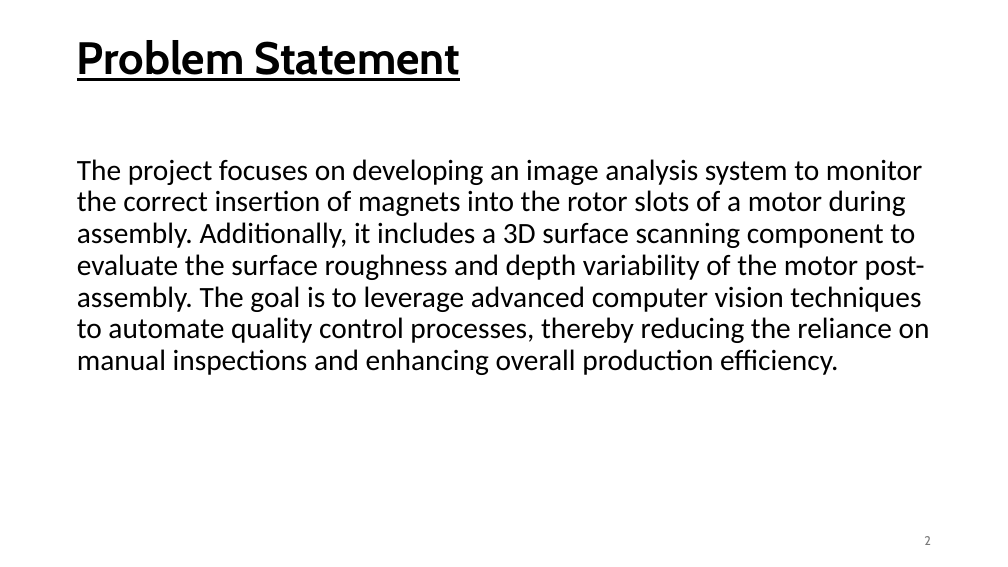
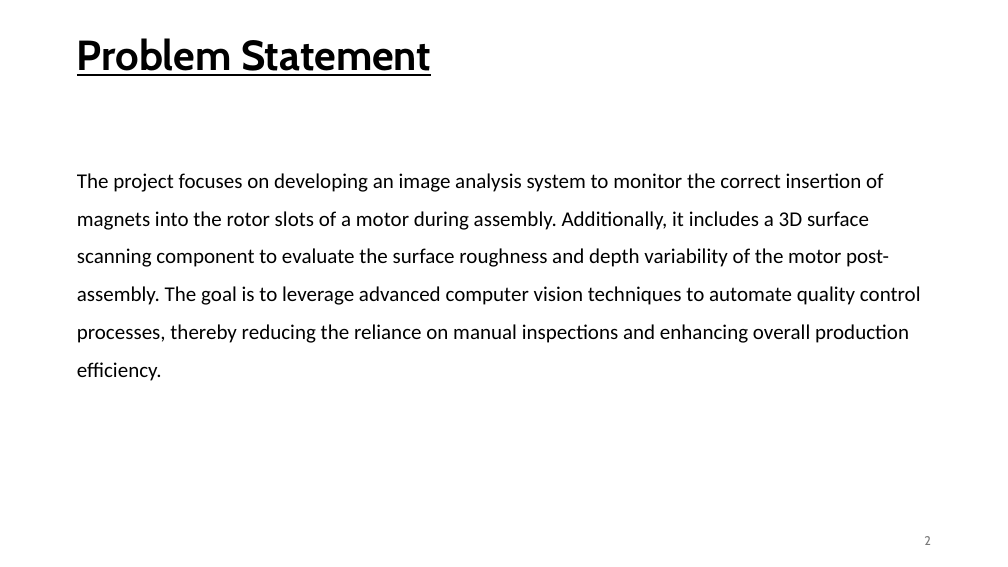
Before and after one commit to arpankumar2520/IDEAS_TIH_Project, a slide deck: slide 2 of MOTOR ASSEMBLY MONITORING THROUGH IMAGE ANALYSIS.pptx. Drawn at 1008x567 pixels with LibreOffice and Linux fonts; fonts in the diff are those of the drawing; background and template pictures are left out. Boxes give left, top, right and bottom in pixels: in the first picture for what was removed or moved away, otherwise in the second. Text is boxed around its words. In the diff, an @@ line names an element or a change of style, - is before the commit and + after.

```diff
--- a/MOTOR ASSEMBLY MONITORING THROUGH IMAGE ANALYSIS.pptx
+++ b/MOTOR ASSEMBLY MONITORING THROUGH IMAGE ANALYSIS.pptx
@@ title "Problem Statement" at (x1=77, y1=38, x2=431, y2=76): size 43.2 to 40 pt @@
@@ text "The project focuses on developing ..." at (x1=77, y1=173, x2=921, y2=381): size 28 to 20 pt; line spacing 0.9 to 1.5 @@
```
Also in this commit, not shown: 14 other slides changed, 1 slide added, 1 slide removed, 3 other files.
